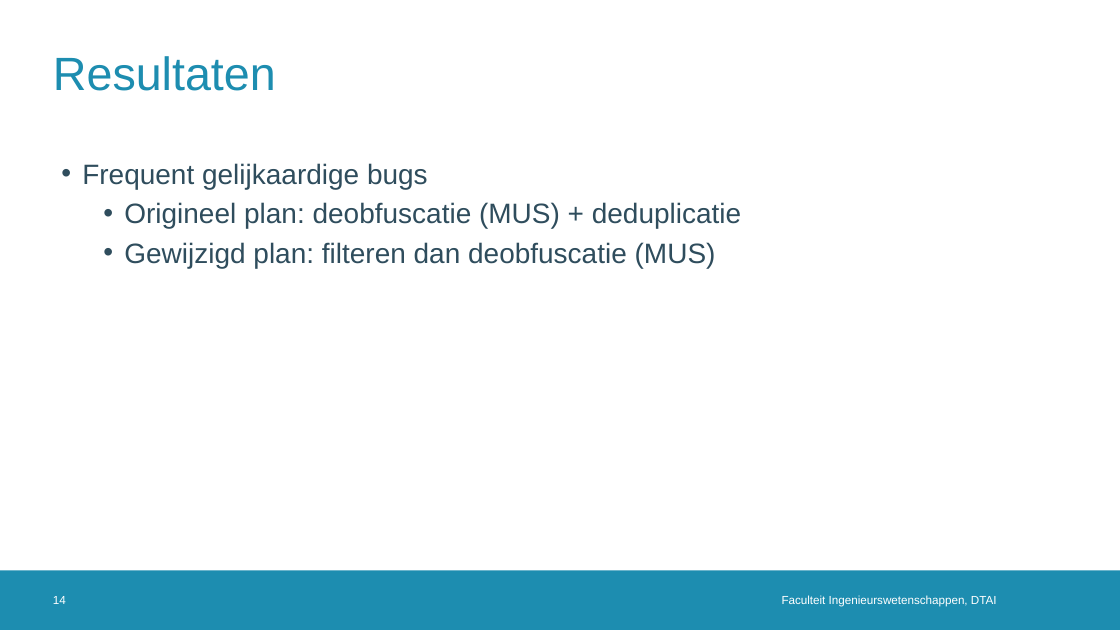
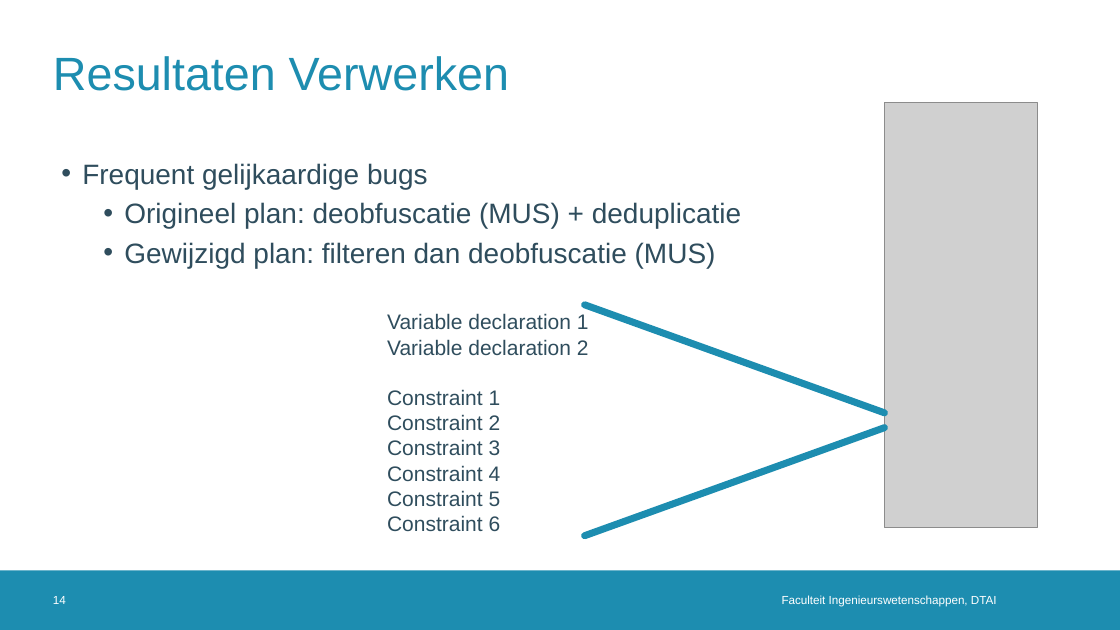
Before and after one commit to rubenkindt/Masterproef-paper-RubenKindt, a slide deck: slide 14 of Milestones/M10 defence/M10.pptx. Drawn at 1120x630 pixels with LibreOffice and Linux fonts; fonts in the diff are those of the drawing; grey boxes stand for pictures; background and template pictures are left out. Boxes give left, top, right and bottom in pixels: in the first picture for what was removed or moved away, otherwise in the second. Text is boxed around its words. In the diff, an @@ line names an element or a change of style, - is before the commit and + after.

```diff
--- a/Milestones/M10 defence/M10.pptx
+++ b/Milestones/M10 defence/M10.pptx
@@ title at bbox=[53, 56, 509, 91]: text changed @@
-Resultaten
+Resultaten Verwerken
@@ picture added at bbox=[885, 103, 1038, 528] @@
@@ text added at bbox=[387, 313, 589, 531], 18 pt, text #2F4D5D @@
+Variable declaration 1
+Variable declaration 2
+Constraint 1
+Constraint 2
+Constraint 3
+Constraint 4
+Constraint 5
+Constraint 6
@@ line added from (885, 413) to (585, 305), #1D8DB0 6 pt @@
@@ line added from (885, 428) to (585, 536), #1D8DB0 6 pt @@
```
Also in this commit, not shown: 9 other slides changed, 1 slide added, 1 slide removed, 5 other files.
